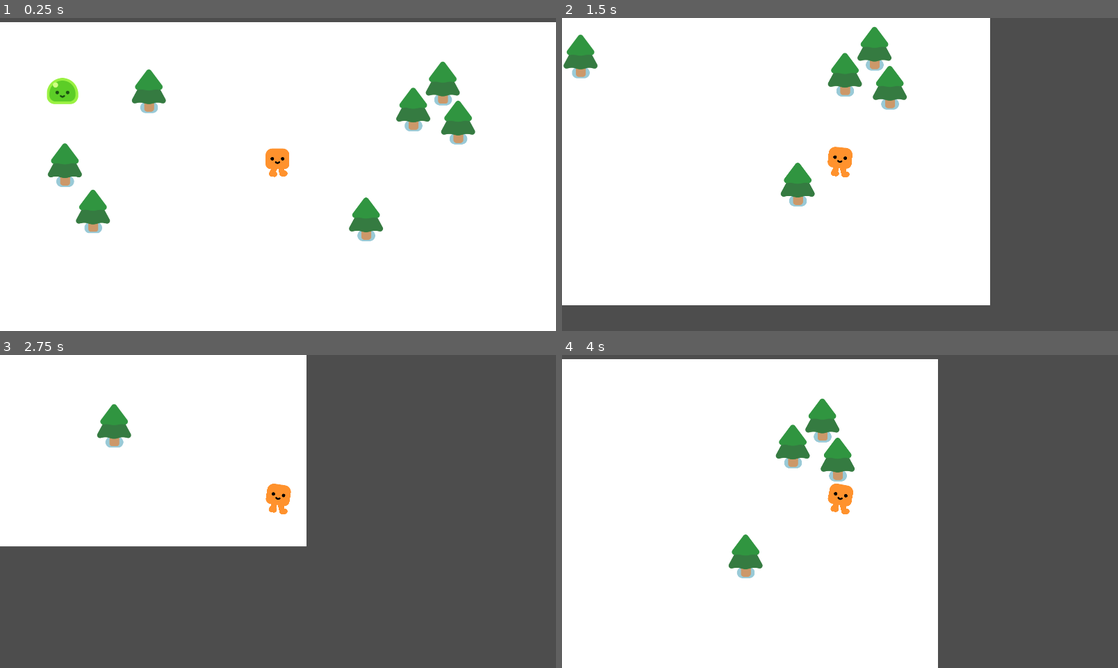
Above: before the commit, frames 1-4 (two rows, left to right).
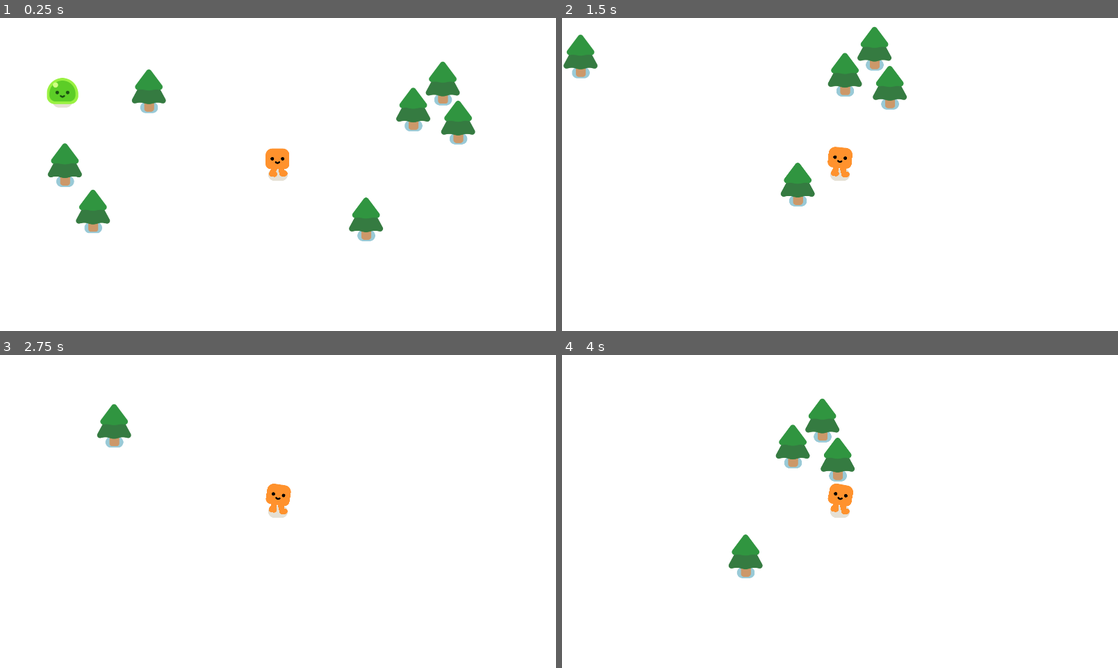
Above: after the commit, the same moments.

Repository: RockinPaul/gdquest_shooter
Game: Godot game, scene res://game.tscn
The game is run twice, just before and just after one commit, with the same random seed, the same clock (stepped at 60 frames per second) and the same inputs.
Inputs:
- Up to frame 1 (0.25 s): no input
- Up to frame 2 (1.5 s): hold D (move_right) 0.53-1.28 s; hold S (move_down) from 1.28 s (still down)
- Up to frame 3 (2.75 s): release S (move_down) at 2.03 s; hold D (move_right) from 2.03 s (still down)
- Up to frame 4 (4 s): release D (move_right) at 2.78 s; hold W (move_up) 2.78-3.53 s; hold A (move_left) from 3.53 s (still down)

The runs differ from the first frame. In frame 1, 1.4% of the frame differs, in the area x 0-100%, y 0-52%; in frame 2, 29%; in frame 3, 66%, in the area x 0-100%, y 0-100%; in frame 4, 33%.

Commit message:
feat: add background layer and gitignore for Godot project

Diff:
--- a/game.tscn
+++ b/game.tscn
@@ -7,7 +7,10 @@
 [node name="Game" type="Node2D"]
 y_sort_enabled = true
 
-[node name="ColorRect" type="ColorRect" parent="."]
+[node name="CanvasLayer" type="CanvasLayer" parent="."]
+layer = -1
+
+[node name="ColorRect" type="ColorRect" parent="CanvasLayer"]
 offset_right = 1931.0
 offset_bottom = 1097.0
 
Not shown, added: .gitignore
